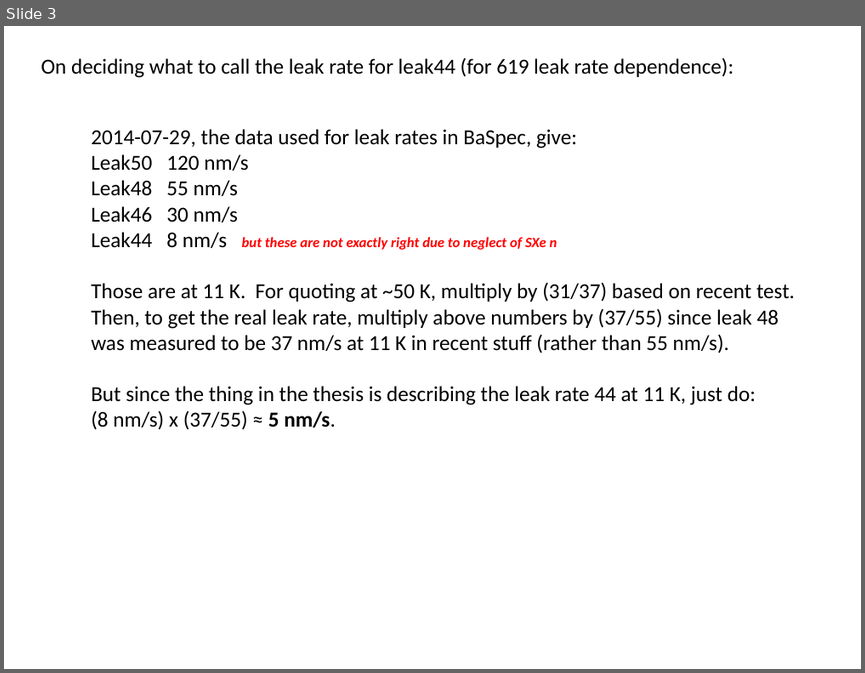
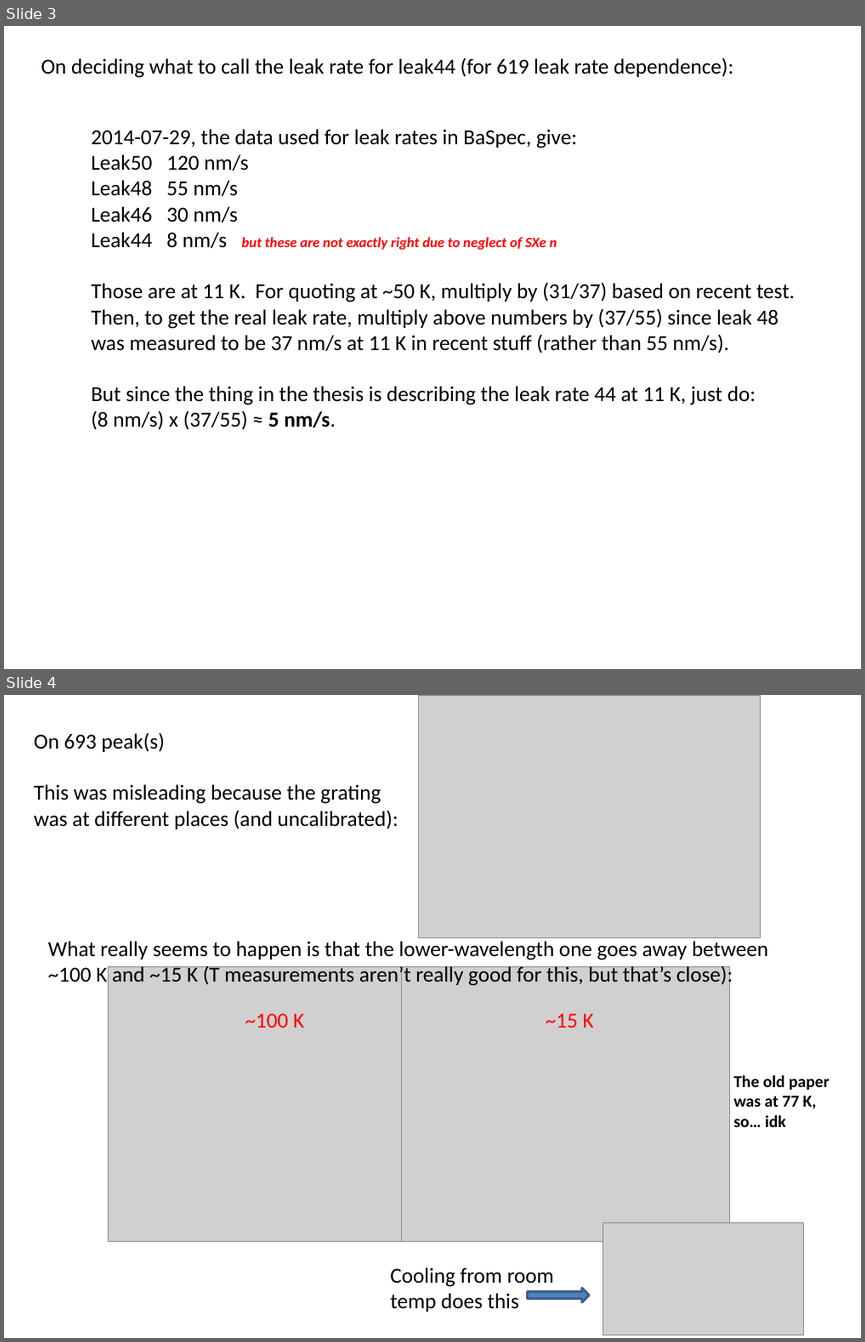
Before and after one commit to Waltmon/timthesis, a slide deck: thought_process.pptx. Shown one above the other, each under a label of ours: slide 3 before the commit, slides 3 and 4 after it. The pictures are 865x673 and 865x1342 pixels, drawn with LibreOffice and Linux fonts; fonts in the diff are those of the drawing; grey boxes stand for pictures. Boxes give left, top, right and bottom in pixels: in the first picture for what was removed or moved away, otherwise in the second. Text is boxed around its words. In the diff, an @@ line names an element or a change of style, - is before the commit and + after.

```diff
--- a/thought_process.pptx
+++ b/thought_process.pptx
@@ slide 4 added at (x1=4, y1=695, x2=861, y2=1338), background #FFFFFF @@
@@ picture added at (x1=418, y1=695, x2=760, y2=937) @@
@@ text added at (x1=34, y1=732, x2=398, y2=829), 18 pt, text #000000 @@
+On 693 peak(s)
+This was misleading because the grating
+was at different places (and uncalibrated):
@@ text added at (x1=48, y1=941, x2=768, y2=987), 18 pt, text #000000 @@
+What really seems to happen is that the lower-wavelength one goes away between ~100 K and ~15 K (T measurements aren’t really good for this, but that’s close):
@@ picture added at (x1=109, y1=967, x2=442, y2=1242) @@
@@ picture added at (x1=402, y1=967, x2=730, y2=1242) @@
@@ text added at (x1=245, y1=1013, x2=304, y2=1027), 18 pt, text #FF0000 @@
+~100 K
@@ text added at (x1=545, y1=1013, x2=594, y2=1027), 18 pt, text #FF0000 @@
+~15 K
@@ text added at (x1=733, y1=1075, x2=829, y2=1127), 14 pt, text #000000, bold @@
+The old paper was at 77 K, so… idk
@@ picture added at (x1=603, y1=1223, x2=802, y2=1335) @@
@@ text added at (x1=390, y1=1267, x2=554, y2=1311), 18 pt, text #000000 @@
+Cooling from room temp does this
@@ right arrow added at (x1=528, y1=1288, x2=589, y2=1303), fill #4F81BD, outline #3A5F8C 2 pt @@
```
Also in this commit, not shown: 10 other files.
